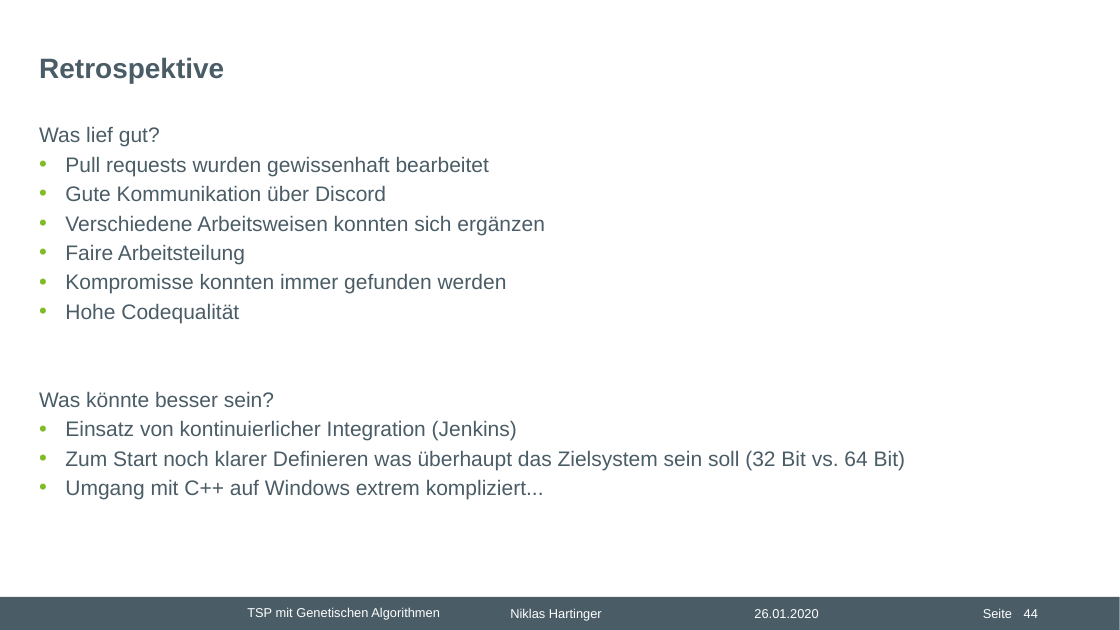
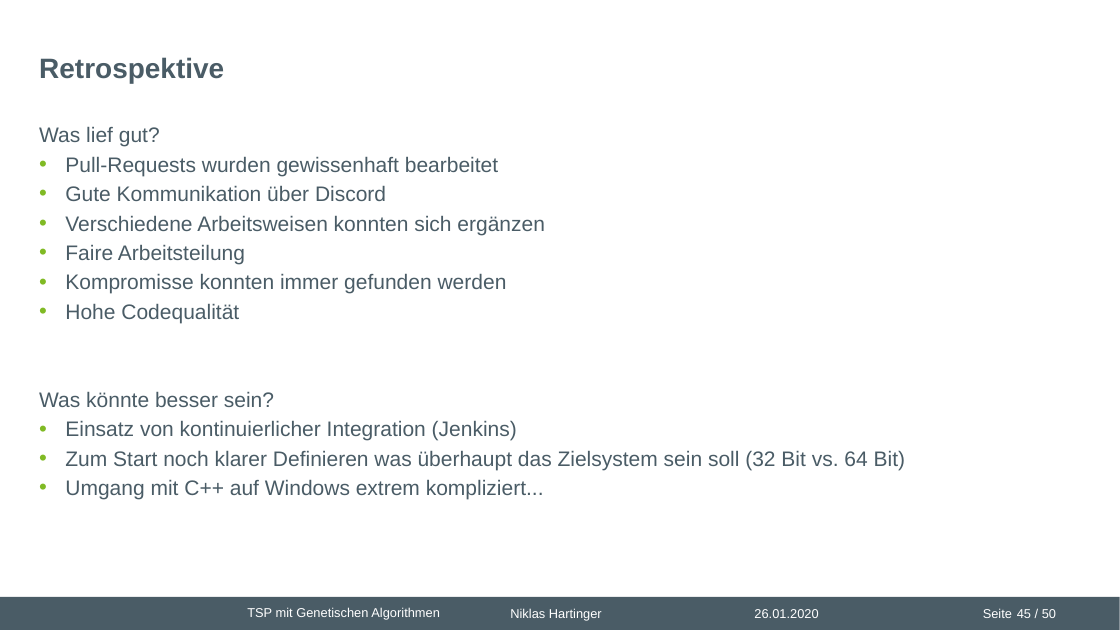
Before and after one commit to nhrt/Genetic-Algorithms, a slide deck: slide 45 of Projektvortrag/Präsentation Projektvortrag.pptx (slide 44 before the commit). Drawn at 1120x630 pixels with LibreOffice and Linux fonts; fonts in the diff are those of the drawing; background and template pictures are left out. Boxes give left, top, right and bottom in pixels: in the first picture for what was removed or moved away, otherwise in the second. Text is boxed around its words. In the diff, an @@ line names an element or a change of style, - is before the commit and + after.

```diff
--- a/Projektvortrag/Präsentation Projektvortrag.pptx
+++ b/Projektvortrag/Präsentation Projektvortrag.pptx
@@ text at (65,157,498,176): text changed @@
-• Pull requests wurden gewissenhaft bearbeitet
+• Pull-Requests wurden gewissenhaft bearbeitet
@@ page number added at (1017,609,1056,618), 11 pt, text #FFFFFF @@
+45 / 50
@@ page number removed at (1024,609,1038,618) @@
-44
```
Also in this commit, not shown: 33 other slides changed, 1 slide added, 1 other file.
